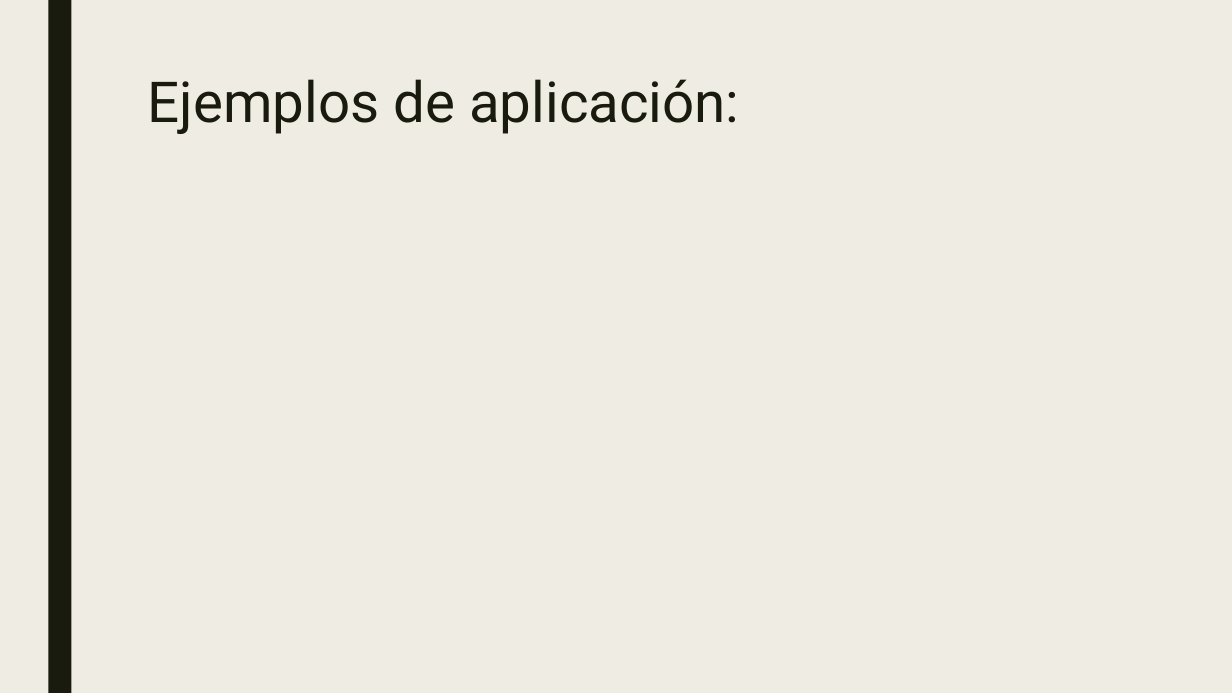
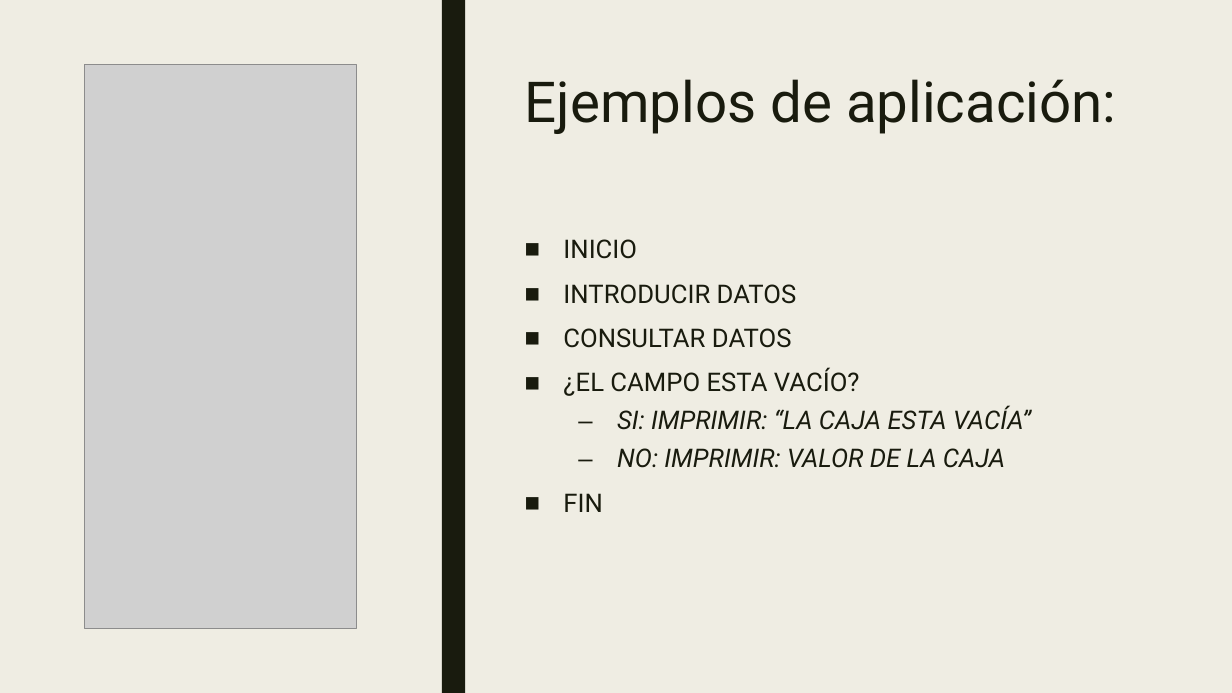
Before and after one commit to JonathanERC/Algoritmo, a slide deck: slide 19 of ALG1-EXPO.pptx. Drawn at 1232x693 pixels with LibreOffice and Linux fonts; fonts in the diff are those of the drawing; grey boxes stand for pictures. Boxes give left, top, right and bottom in pixels: in the first picture for what was removed or moved away, otherwise in the second. Text is boxed around its words. In the diff, an @@ line names an element or a change of style, - is before the commit and + after.

```diff
--- a/ALG1-EXPO.pptx
+++ b/ALG1-EXPO.pptx
@@ rectangle added at box(0, 0, 1232, 693), fill #EFEDE3 @@
@@ rectangle added at box(442, 0, 465, 693), fill #191B0E @@
@@ picture added at box(84, 65, 356, 628) @@
@@ title "Ejemplos de aplicación:": place and size @@
-title "Ejemplos de aplicación:" at box(148, 79, 739, 134)
+title "Ejemplos de aplicación:" at box(525, 79, 1116, 134)
@@ text added at box(563, 239, 1031, 512), 20 pt, text #191B0E @@
+■ INICIO
+■ INTRODUCIR DATOS
+■ CONSULTAR DATOS
+■ ¿EL CAMPO ESTA VACÍO?
+  – SI: IMPRIMIR: “LA CAJA ESTA VACÍA”
+  – NO: IMPRIMIR: VALOR DE LA CAJA
+■ FIN
```
